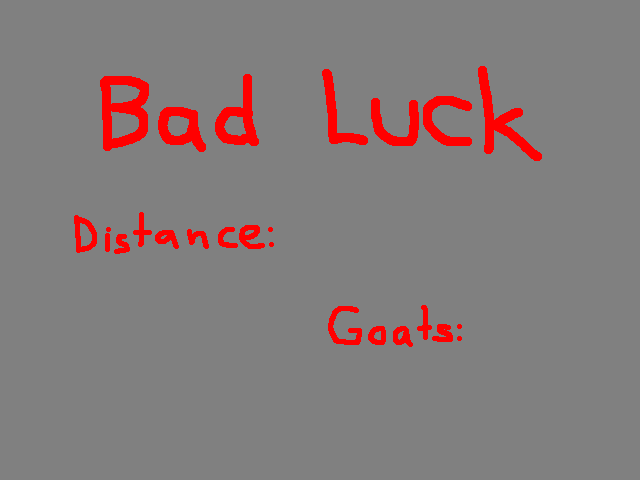
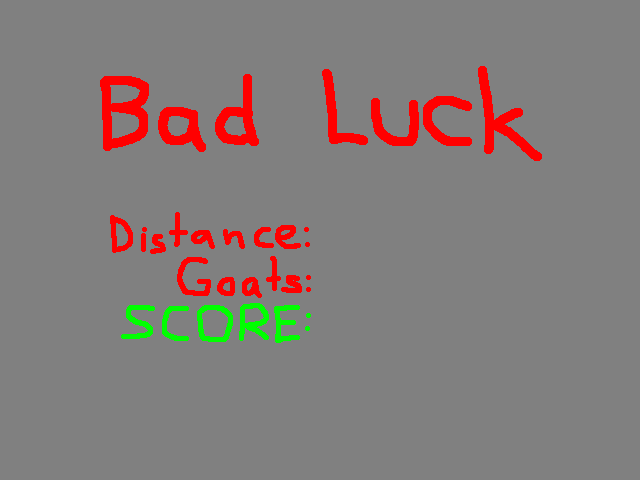
Layered file, before and after one edit (640x480). Changes by layer:
painted on "Layer" over 74, 212, 462, 347
